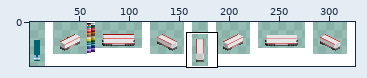
One commit to this sprite sheet: sprites/1990_SE_X10p_I_1990.png. The first picture is a wide view before the edit; the outline marks the close-up.
Close-up. First the earlier version:
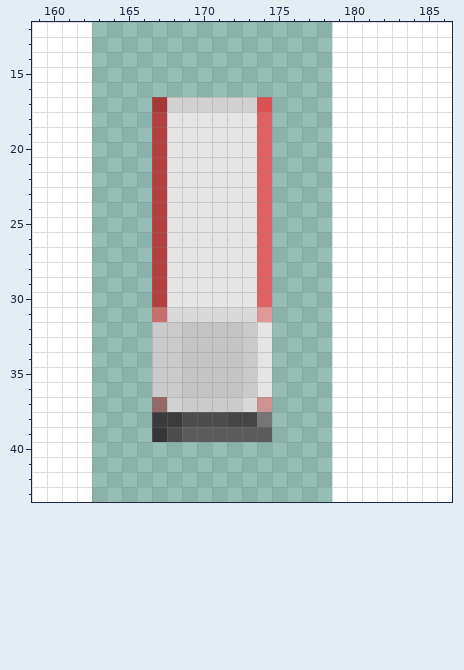
The file is 326x44 pixels. Colours within 5 levels of each other are drawn and written as one. Shown: x 159..186, y 12..43. The wide view leaves out empty margins. The commit also changed other parts of the picture, which this record leaves out.
After:
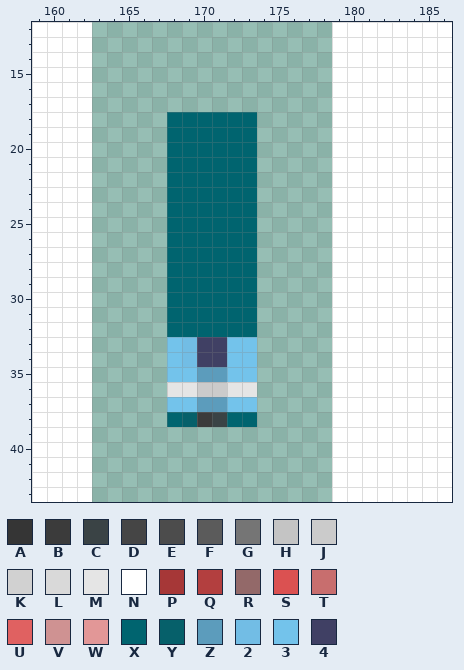
Palette (. is transparent): A #353535  B #3b3b3b  C #3a4345  D #454545  E #4c4c4c  F #5b5b5b  G #757575  H #c4c4c4  J #cbcbcb  K #d1d1d1  L #d9d9d9  M #e5e5e5  N #ffffff  P #a63737  Q #b33f3f  R #936969  S #db5151  T #c86e6e  U #e06161  V #cf9292  W #e29797  X #00646f  Y #06606a  Z #5c9cbc  2 #72bde5  3 #73c3eb  4 #404064
The exact change:
Changed rows in their new state; - is an unchanged pixel.
first column x 167:
17 ........
18 .XXXXXX.
19 .XXXXXX.
20 .XXXXXX.
21 .XXXXXX.
22 .XXXXXX.
23 .XXXXXX.
24 .XXXXXX.
25 .XXXXXX.
26 .XXXXXX.
27 .XXXXXX.
28 .XXXXXX.
29 .XXXXXX.
30 .XXXXXX.
31 .XXXXXX.
32 .XXXXXX.
33 .324433.
34 .324433.
35 .33ZZ33.
36 .MMJJMM.
37 .33ZZ33.
38 .XYBCXX.
39 ........
